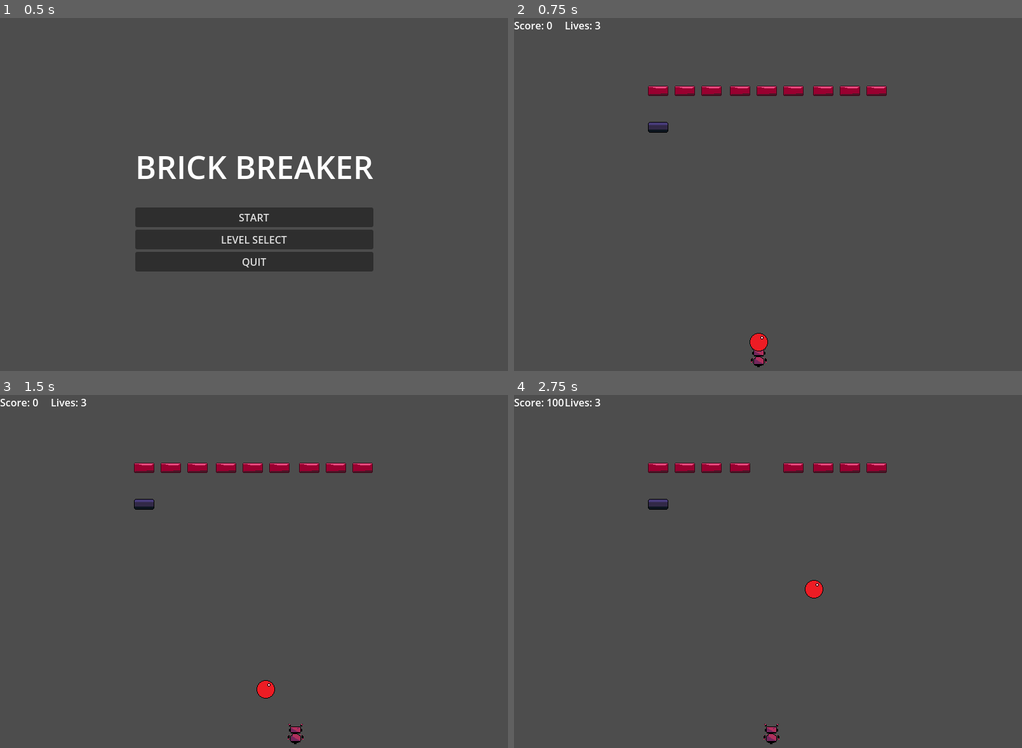
Above: before the commit, frames 1-4 (two rows, left to right).
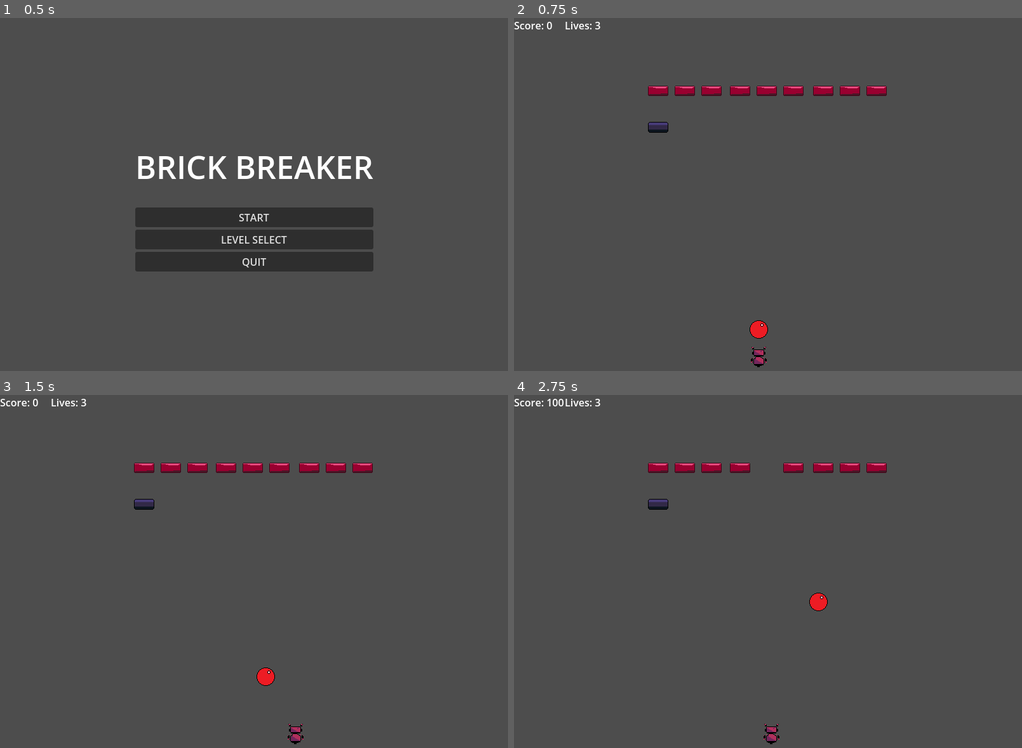
Above: after the commit, the same moments.

Repository: ccavalcanti11/godot_brick_breaker
Game: Godot game, scene res://scenes/MainMenu.tscn
Two runs of this game, one before a commit and one after it. Both use one fixed random seed, a clock stepped at 60 frames per second and the inputs below.
Inputs:
- Up to frame 1 (0.5 s): no input
- Up to frame 2 (0.75 s): click "START" at 0.5 s
- Up to frame 3 (1.5 s): hold D (move_right) from 1.28 s (still down); tap Space (launch_ball) at 1.35 s
- Up to frame 4 (2.75 s): release D (move_right) at 2.03 s; hold A (move_left) from 2.03 s (still down); tap Space (launch_ball) at 2.1 s

Frame 1 is identical in both runs. In frame 2, 0.2% of the frame differs, in the area x 46-50%, y 85-95%; in frame 3, 0.2%; in frame 4, 0.3%, in the area x 57-62%, y 52-62%.

Commit message:
fix: refact rectangle to capsule collider for the player

Diff:
--- a/brickbreaker/scenes/Paddle.tscn
+++ b/brickbreaker/scenes/Paddle.tscn
@@ -4,9 +4,13 @@
 [ext_resource type="Texture2D" uid="uid://boltlmvbxgi0i" path="res://assets/sprites/robot-attack-anim.png" id="2_jlx5f"]
 [ext_resource type="Texture2D" uid="uid://clttvxqp3qa32" path="res://assets/sprites/robot-idle-anim-3.png" id="3_jlx5f"]
 
-[sub_resource type="RectangleShape2D" id="RectangleShape2D_jlx5f"]
+[sub_resource type="CapsuleShape2D" id="CapsuleShape2D_jlx5f"]
+radius = 8.0
+height = 24.0
 
-[sub_resource type="RectangleShape2D" id="RectangleShape2D_c7ra2"]
+[sub_resource type="CapsuleShape2D" id="CapsuleShape2D_c7ra2"]
+radius = 5.0
+height = 34.0
 
 [sub_resource type="AtlasTexture" id="AtlasTexture_s6nv3"]
 atlas = ExtResource("2_jlx5f")
@@ -63,12 +67,13 @@
 script = ExtResource("1_ry5ju")
 
 [node name="CollisionShape2D" type="CollisionShape2D" parent="."]
-position = Vector2(0, -10)
-shape = SubResource("RectangleShape2D_jlx5f")
+position = Vector2(0, -13)
+shape = SubResource("CapsuleShape2D_jlx5f")
 
 [node name="SkillHitbox" type="CollisionShape2D" parent="."]
 position = Vector2(0, -50)
-shape = SubResource("RectangleShape2D_c7ra2")
+rotation = 1.5708
+shape = SubResource("CapsuleShape2D_c7ra2")
 disabled = true
 
 [node name="AnimatedSprite2D" type="AnimatedSprite2D" parent="."]
--- a/brickbreaker/scripts/game.gd
+++ b/brickbreaker/scripts/game.gd
@@ -56,7 +56,7 @@
 	if ball_on_paddle:
 		var ball = ball_container.get_child(0)
 		if ball:
-			ball.position = paddle.position + Vector2(0, -40)
+			ball.position = paddle.position + Vector2(0, -60)
 	# Launch the ball:
 		if Input.is_action_just_pressed("launch_ball"):
 			ball_on_paddle = false
--- a/brickbreaker/scripts/paddle.gd
+++ b/brickbreaker/scripts/paddle.gd
@@ -15,40 +15,62 @@
 @onready var skill_shape: CollisionShape2D = $SkillHitbox # Reference the skill hitbox collision shape
 
 func get_width() -> float:
-	if collision_shape and collision_shape.shape is RectangleShape2D:
-		return collision_shape.shape.size.x # Width of the collision shape
-	return 0 # Fallback in case the shape is not set
+	if collision_shape and collision_shape.shape is CapsuleShape2D:
+		var cap := collision_shape.shape as CapsuleShape2D
+		return cap.radius * 2.0
+	return 0.0 # Fallback in case the shape is not set
 
 func _ready():
 	setup_skill_hitbox()
 	set_skill_active(false)
 
 func setup_skill_hitbox() -> void:
-	# Ensure the main shape is a rectangle (needed to compute top edge and width)
-	var rect := collision_shape.shape as RectangleShape2D
-	if rect == null:
-		push_warning("Players CollisionShape2D should be RectangleShape2D for skill positioning.")
+	# Ensure the main shape is a capsule (needed to compute top edge and width)
+	var player_cap := collision_shape.shape as CapsuleShape2D
+	if player_cap == null:
+		push_warning("Players CollisionShape2D should be CapsuleShape2D for skill positioning.")
 		return
 
-	# Make/assign a rectangle for the skill barrier and size it to the player width
-	var skill_rect := RectangleShape2D.new()
-	skill_rect.size = Vector2(rect.size.x, skill_thickness)
-	skill_shape.shape = skill_rect
+	# Create the skill capsule
+	var cap := CapsuleShape2D.new()
+	# Thickness controls the capsule's vertical thickness when horizontal:
+	# thickness = 2 * radius => radius = thickness / 2
+	cap.radius = max(skill_thickness * 0.5, 0.0)
 
-	# Place the hitbox 10px above the top edge of the player
+	# Make the skill capsule span the player's width:
+	# When rotated 90., the horizontal length of the capsule is (height + 2 * radius)
+	# We want that to match player's width ( = 2 * player_cap.radius)
+	var player_width := get_width() # 2 * player_cap.radius
+	cap.height = max(player_width - (2.0 * cap.radius), 0.0) # if <= 0, it becomes a circle
+
+	skill_shape.shape = cap
+
+	# Rotate 90. so the capsule becomes horizontal (thin bar above the player)
+	skill_shape.rotation_degrees = 90.0
+
+	# Position it above the top edge
 	update_skill_hitbox_transform()
 
 func update_skill_hitbox_transform() -> void:
-	var rect := collision_shape.shape as RectangleShape2D
-	if rect == null:
+	var player_cap := collision_shape.shape as CapsuleShape2D
+	if player_cap == null:
 		return
 
-	# Paddle is centered at its own origin; top edge is at -size.y/2
-	var top_edge := -rect.size.y * 0.5
-	# Center of the skill rectangle sits half its thickness above the forward offset
-	var y := top_edge - skill_forward_offset - (skill_thickness * 0.5)
-	# Keep it centered in the X so it mirrors the player's width
+	# Total height of the vertical capsule (Y span)
+	var total_height := player_cap.height + (2.0 * player_cap.radius)
+
+	# Player is centered at its origin; top edge is at -total_height / 2
+	var top_edge := -total_height * 0.5
+
+	# The skill capsule's vertical thickness (in world y) is it diameter (2*radius)
+	var half_thickness := skill_thickness * 0.5
+
+	# Center the skill capsule so its bottom edge is offset above the player's top edge
+	var y := top_edge - skill_forward_offset - half_thickness
+
+	# Keep centered in x
 	skill_shape.position = Vector2(0.0, y)
+
 
 func set_skill_active(active: bool) -> void:
 	if skill_shape:
@@ -78,9 +100,10 @@
 	if _cool_down_left > 0.0 or _skill_time_left > 0.0:
 		return
 
-	# Ensure it sits at the right size/place just before
+	# Ensure position is correct just before activation
 	update_skill_hitbox_transform()
 	$AnimatedSprite2D.play("attack")
+
 	set_skill_active(true)
 	_skill_time_left = skill_duration
 	_cool_down_left = skill_cooldown
